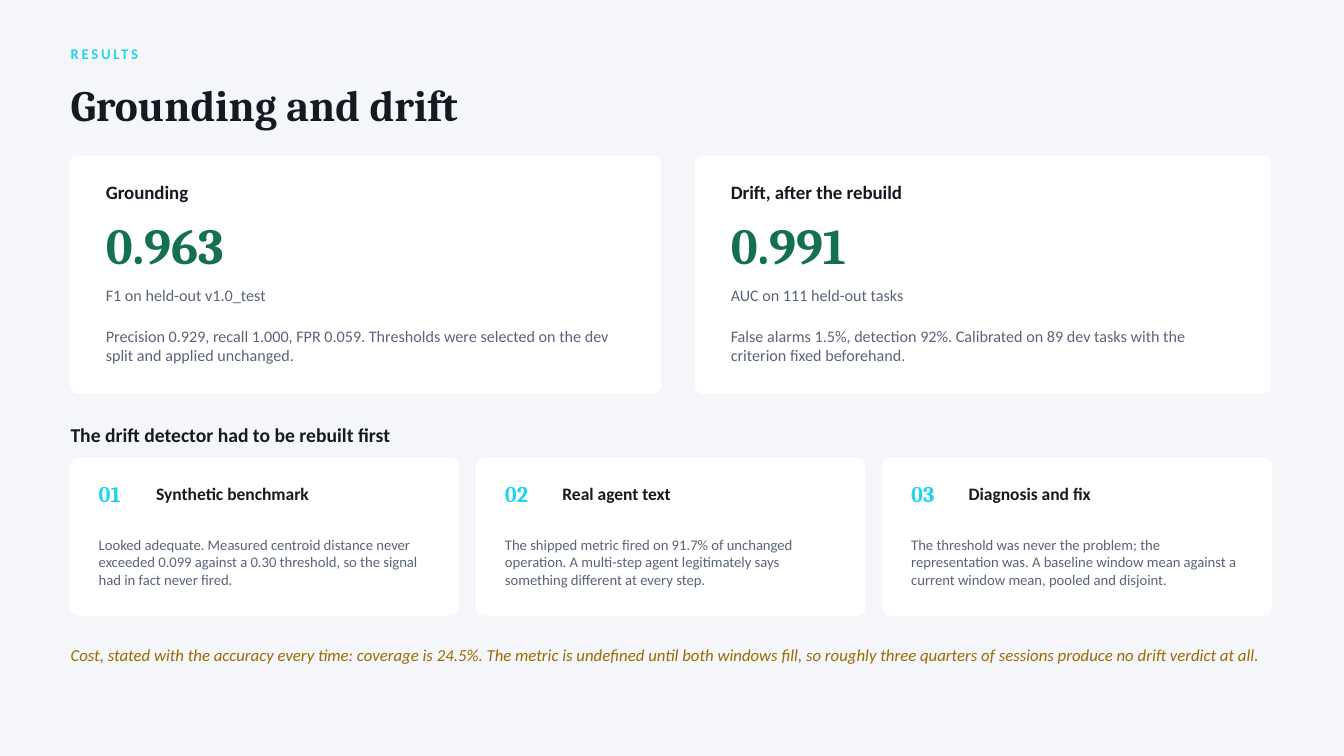
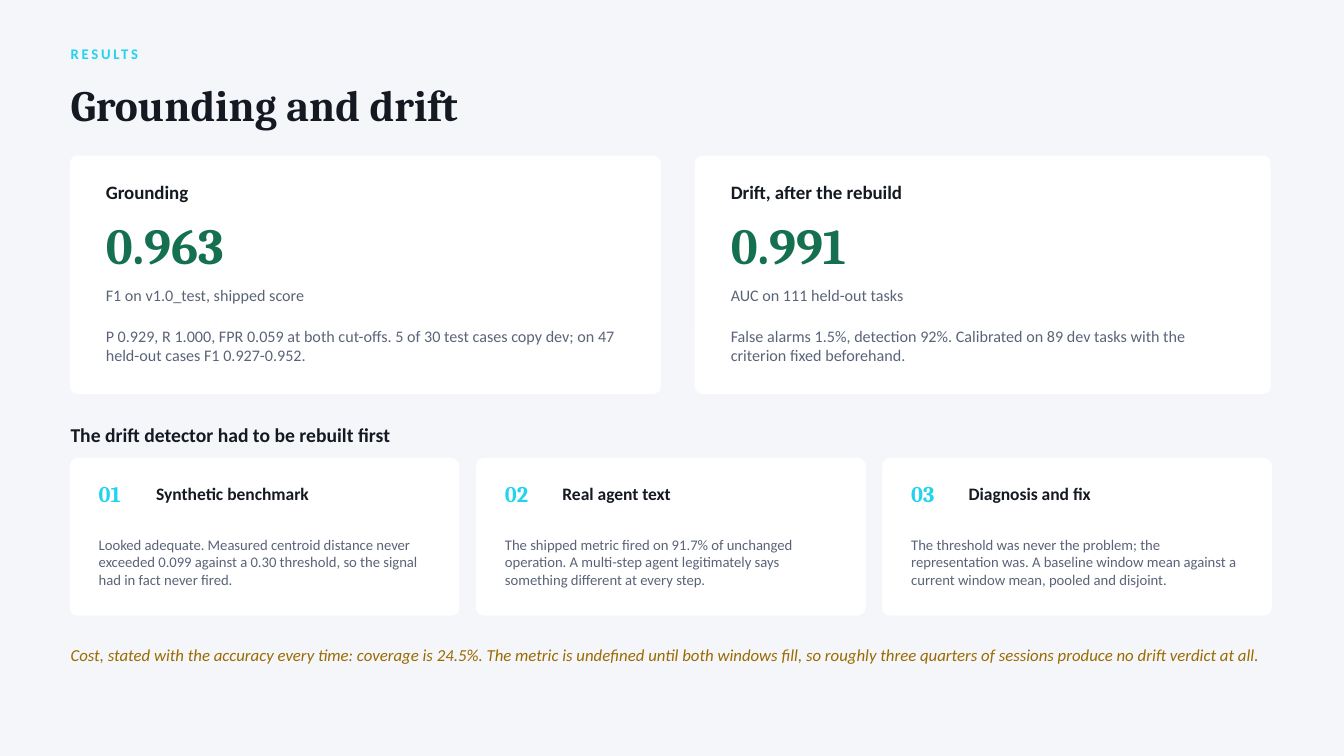
Before and after one commit to Soum-Code/agentpulse, a slide deck: slide 9 of presentation/AgentPulse_Final_Review_v2.pptx. Drawn at 1344x756 pixels with LibreOffice and Linux fonts; fonts in the diff are those of the drawing. Boxes give left, top, right and bottom in pixels: in the first picture for what was removed or moved away, otherwise in the second. Text is boxed around its words. In the diff, an @@ line names an element or a change of style, - is before the commit and + after.

```diff
--- a/presentation/AgentPulse_Final_Review_v2.pptx
+++ b/presentation/AgentPulse_Final_Review_v2.pptx
@@ text at [106, 290, 304, 304]: text changed @@
-F1 on held-out v1.0_test
+F1 on v1.0_test, shipped score
@@ text at [106, 331, 614, 361]: text changed @@
-Precision 0.929, recall 1.000, FPR 0.059. Thresholds were selected on the dev split and applied unchanged.
+P 0.929, R 1.000, FPR 0.059 at both cut-offs. 5 of 30 test cases copy dev; on 47 held-out cases F1 0.927-0.952.
```
Also in this commit, not shown: 8 other slides changed, 28 other files.
